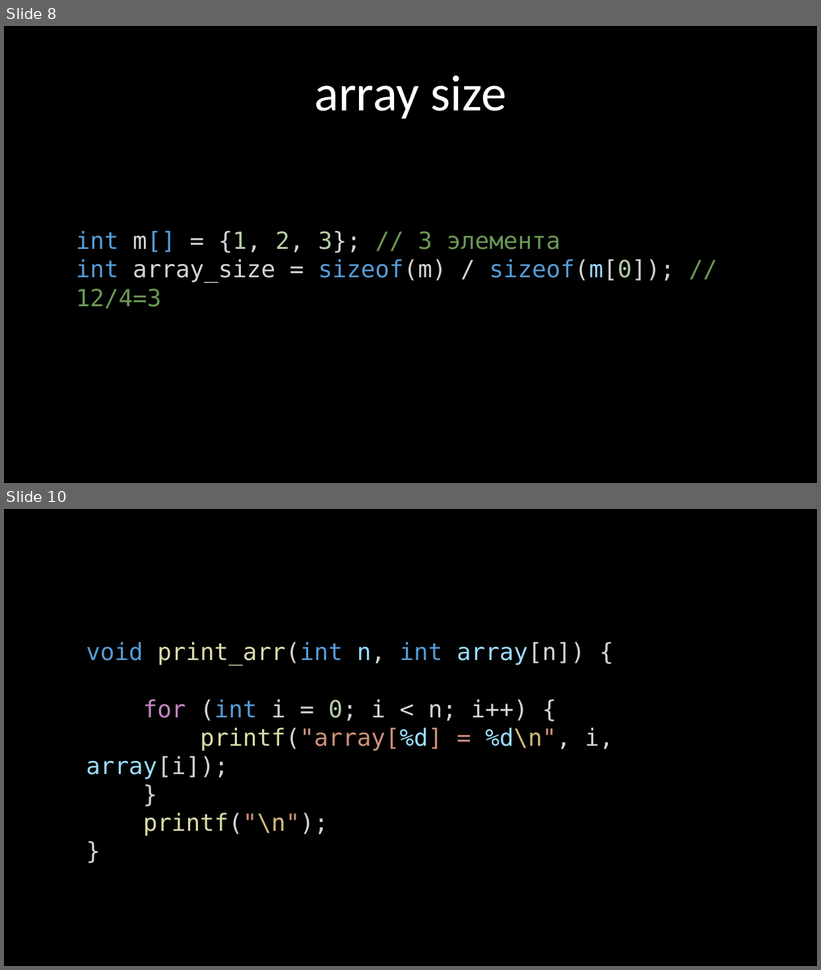
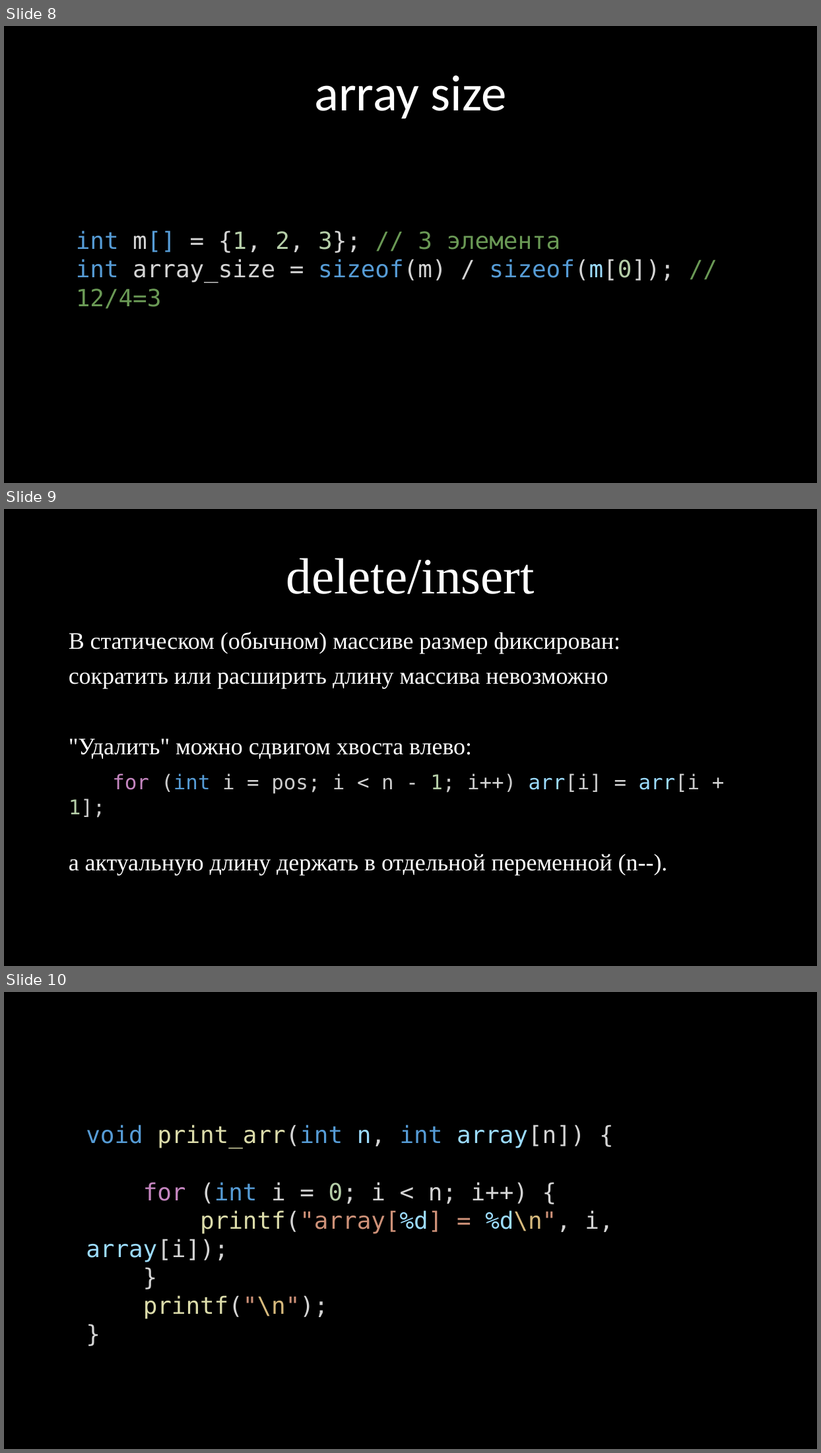
Before and after one commit to kruffka/C-Programming, a slide deck: 5_arrays/5_arrays.pptx. Shown one above the other, each under a label of ours: slides 8 and 10 before the commit, slides 8, 9 and 10 after it; the slides between them are not shown. The pictures are 821x970 and 821x1453 pixels, drawn with LibreOffice and Linux fonts; fonts in the diff are those of the drawing. Boxes give left, top, right and bottom in pixels: in the first picture for what was removed or moved away, otherwise in the second. Text is boxed around its words. In the diff, an @@ line names an element or a change of style, - is before the commit and + after.

```diff
--- a/5_arrays/5_arrays.pptx
+++ b/5_arrays/5_arrays.pptx
@@ slide 9 added at [4, 509, 817, 966], background #000000 @@
@@ text added at [286, 558, 535, 594], 60 pt, text #FFFFFF @@
+delete/insert
@@ text added at [69, 632, 700, 876], 28 pt, text #FFFFFF @@
+В статическом (обычном) массиве размер фиксирован:
+сократить или расширить длину массива невозможно
+"Удалить" можно сдвигом хвоста влево:
+for (int i = pos; i < n - 1; i++) arr[i] = arr[i + 1];
+а актуальную длину держать в отдельной переменной (n--).
```
Also in this commit, not shown: 9 slides changed, 14 other slides added, 3 slides removed, 20 other files.
